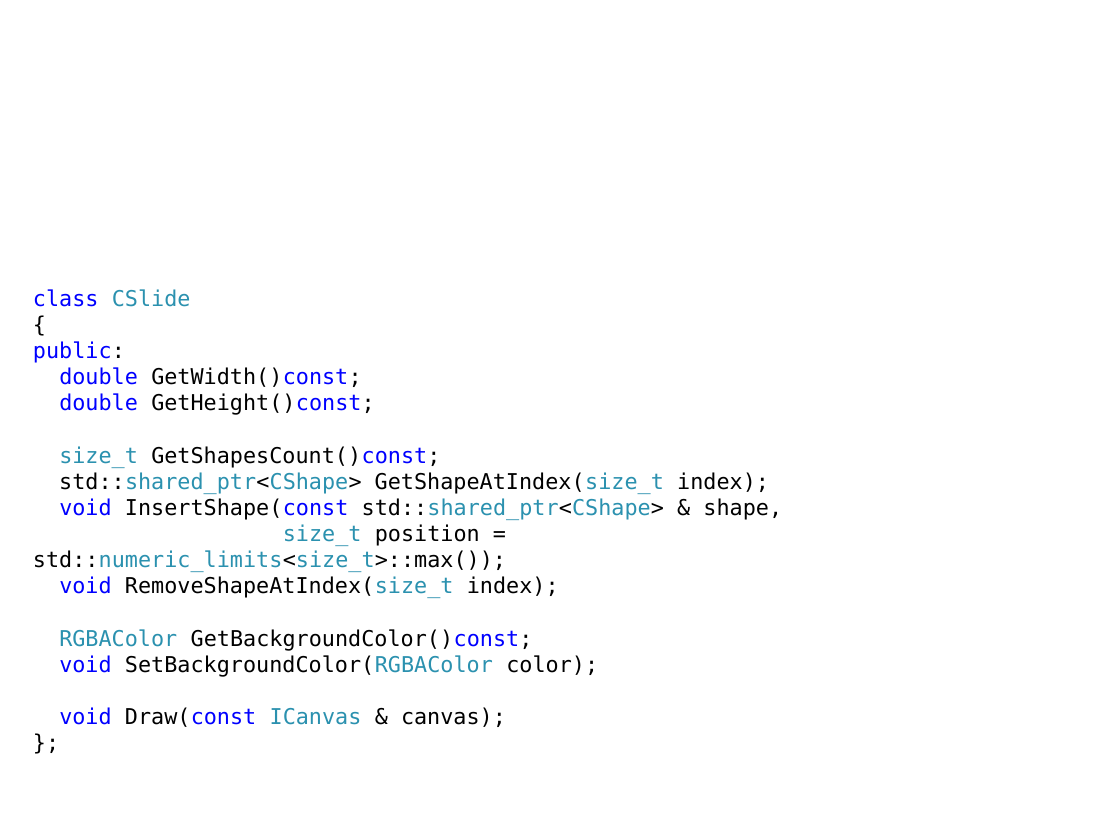
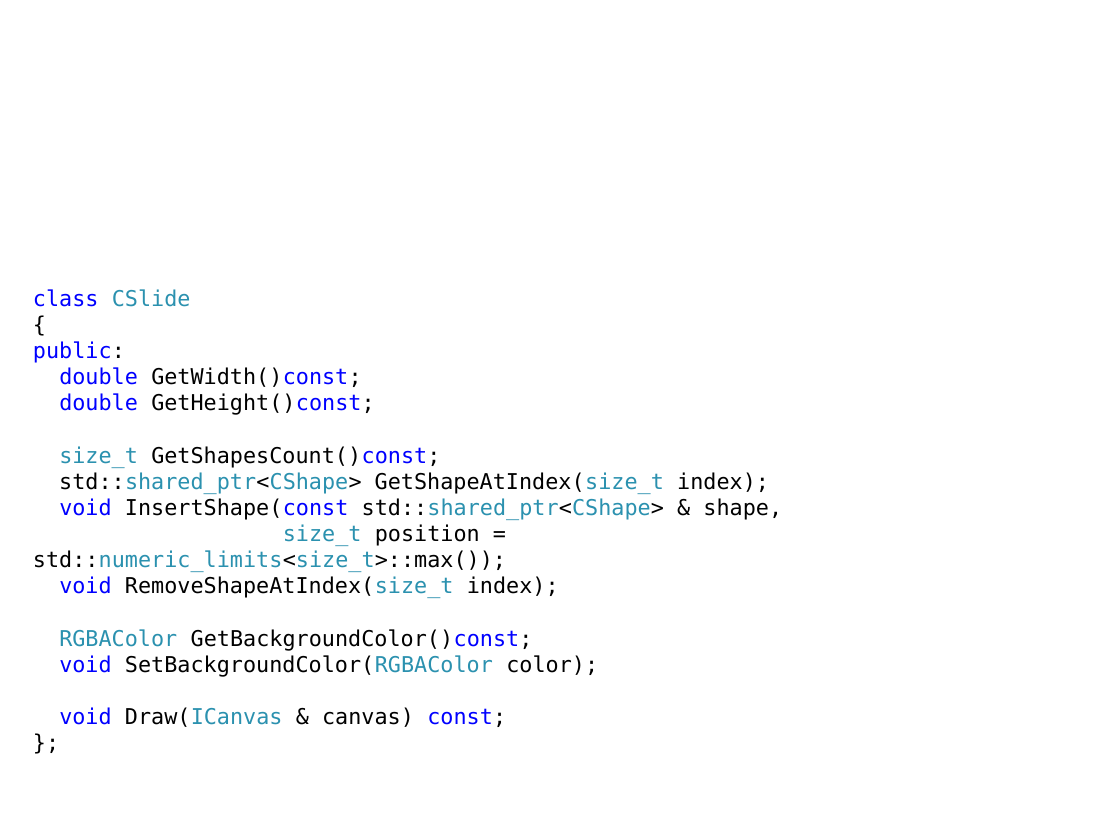
Before and after one commit to alexey-malov/ood, a slide deck: slide 9 of lectures/10.composite/composite.pptx. Drawn at 1120x840 pixels with LibreOffice and Linux fonts; fonts in the diff are those of the drawing. Boxes give left, top, right and bottom in pixels: in the first picture for what was removed or moved away, otherwise in the second. Text is boxed around its words. In the diff, an @@ line names an element or a change of style, - is before the commit and + after.

```diff
--- a/lectures/10.composite/composite.pptx
+++ b/lectures/10.composite/composite.pptx
@@ text at (x1=59, y1=707, x2=506, y2=727): text changed @@
-void Draw(const ICanvas & canvas);
+void Draw(ICanvas & canvas) const;
```
Also in this commit, not shown: 1 other slide changed.
